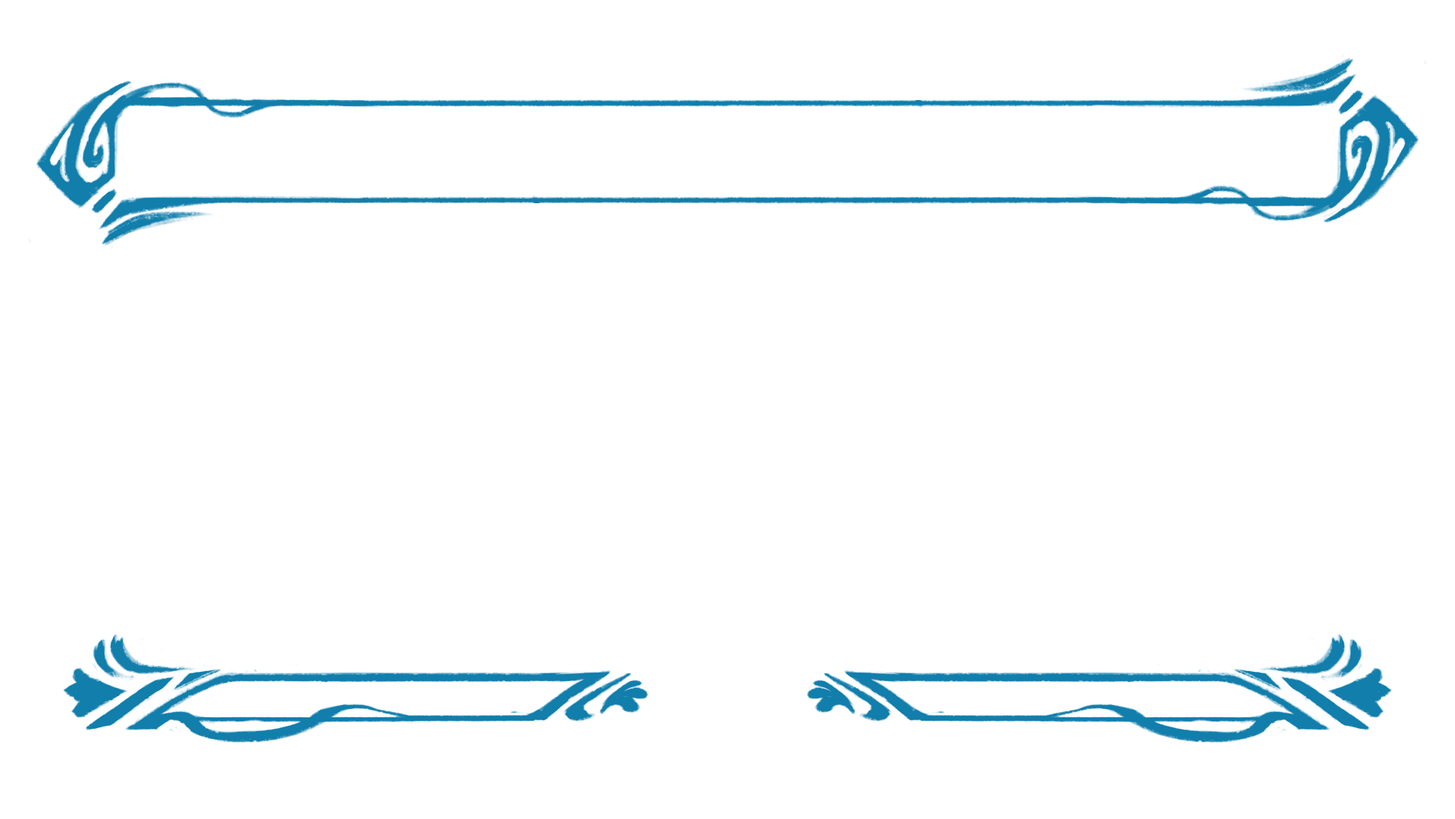
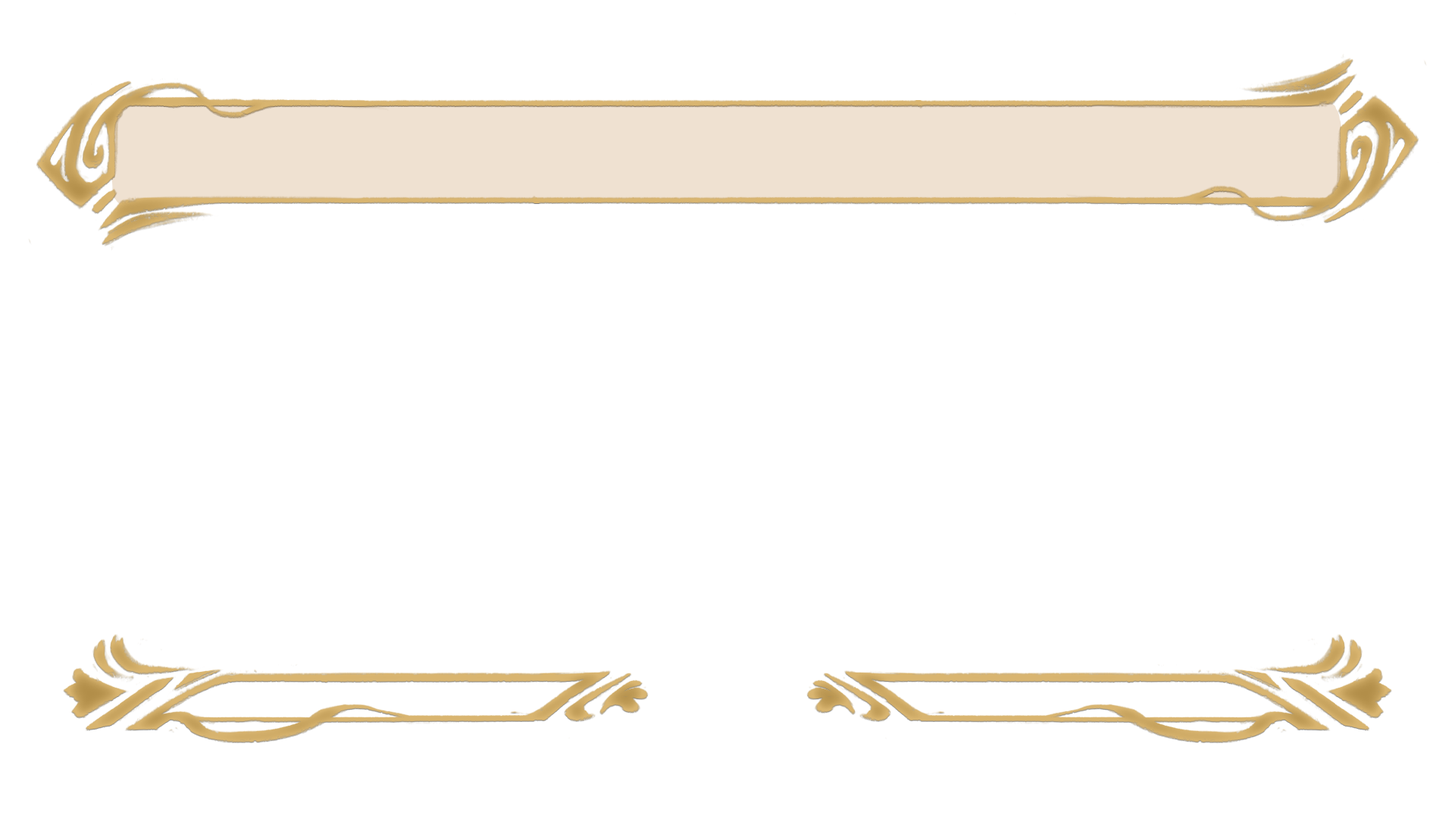
Before/after of a w=1455, h=819 layered artwork. What changed in the layer stack:
painted on "Color Fill 1" over bbox(28, 12, 1439, 743)
showed "Color Fill 2", painted on it over bbox(110, 97, 1344, 719)
